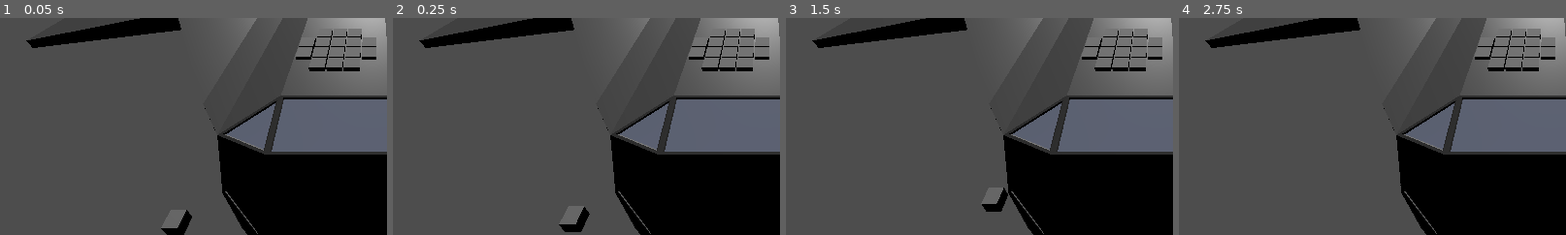
Above: before the commit, frames 1-4 (left to right).
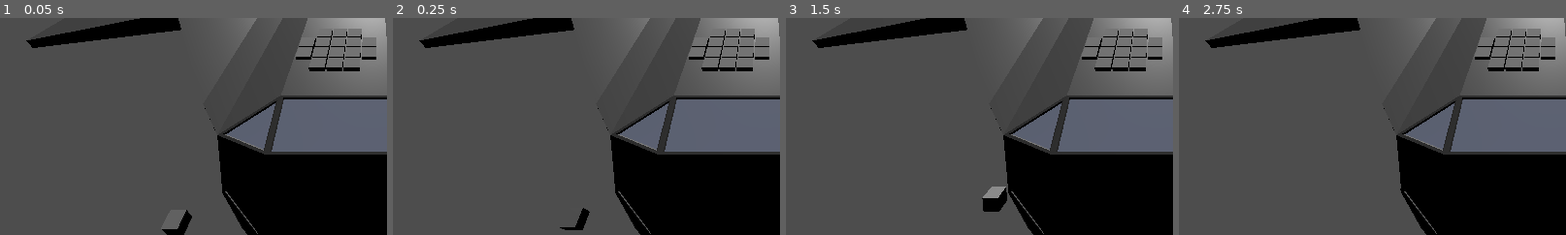
Above: after the commit, the same moments.

Repository: Xwilarg/LudumDare54
Game: Godot game, scene res://Scenes/Main.tscn
Same seed, same stepped clock (60 frames per second), same inputs: the game is played once before the commit and once after it.
Inputs:
- Up to frame 1 (0.05 s): no input
- Up to frame 2 (0.25 s): no input
- Up to frame 3 (1.5 s): click "Test" at 0.5 s; click "Test" at 1.25 s
- Up to frame 4 (2.75 s): click "Test" at 2 s
The pictures show only the part of the screen within x 2-52%, y 50-100%; the shares and areas given below are measured in that part.

The runs differ from the first frame. In frame 1, less than 0.1% of the frame differs, in the area x 41-49%, y 89-98%; in frame 2, 0.3%; in frame 3, 0.4%, in the area x 50-58%, y 77-90%; in frame 4, less than 0.1%.

Commit message:
Working asteroid rotation

Diff:
--- a/Scripts/Asteroid.gd
+++ b/Scripts/Asteroid.gd
@@ -15,12 +15,10 @@
 # Called every frame. 'delta' is the elapsed time since the previous frame.
 func _process(delta):
 	position = position.move_toward(target.position, delta*move_speed)
+	rotate_x(PI/250)
 
 	if global_position.is_equal_approx(target.global_position):
 		explode()
-
-func _physic_process(delta):
-	pass
 
 func explode():
 	print("boom")
--- a/Scripts/AsteroidManager.gd
+++ b/Scripts/AsteroidManager.gd
@@ -1,6 +1,7 @@
 extends Node
 
 const _prefab_Asteroid = preload("res://Scenes/Asteroid.tscn")
+const _default_start = Vector3(-10, 0, 10)
 
 @export var spaceship: Node3D
 var rng = RandomNumberGenerator.new()
@@ -8,7 +9,7 @@
 # Called when the node enters the scene tree for the first time.
 func _ready():
 	var asteroid = _prefab_Asteroid.instantiate()
-	asteroid.global_position = spaceship.global_position + Vector3(-10, 0, 10)
+	asteroid.global_position = spaceship.global_position + _default_start
 	asteroid.set_target(spaceship)
 
 	add_child(asteroid)
@@ -27,7 +28,8 @@
 
 func new_asteroid():
 	var asteroid = _prefab_Asteroid.instantiate()
-	var start_position = Vector3(rng.randf_range(-10, 10), rng.randf_range(-10, 10), rng.randf_range(-10, 10))
+	var start_position = Vector3(rng.randf_range(-1, 1), rng.randf_range(-1, 1), rng.randf_range(-1, 1))
+	start_position += _default_start
 
 	asteroid.position = spaceship.position + start_position
 	asteroid.set_target(spaceship)
